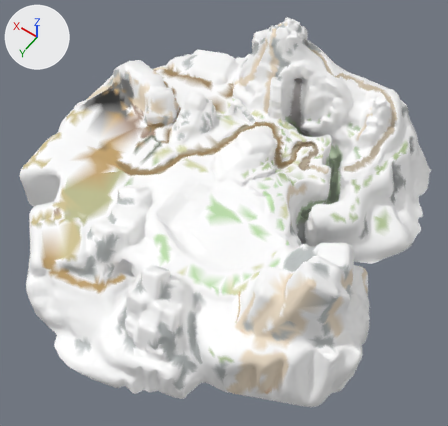
An edit to the glTF model UKONG/models/UKONG-ISLAND.glb, drawn before and after from the same camera.
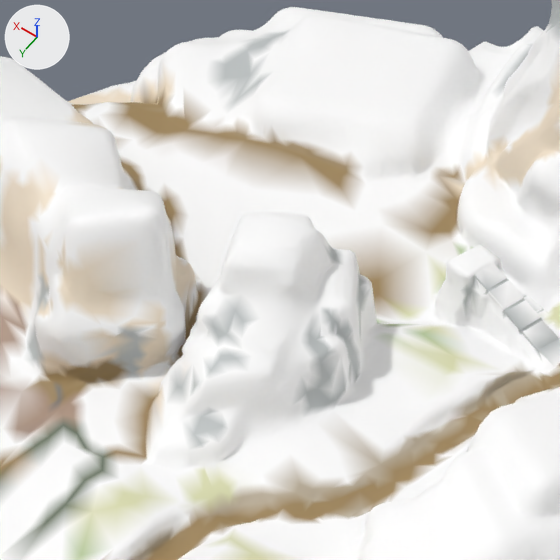
Old and new are each drawn whole from a 50 mm lens placed at (-955.0, 1214.0, 1626.0), pointed at (-178.0, 125.0, -84.0) and again close up on the part from 31% to 57% of the width and 11% to 38% of the height. The axes (+X, +Y, +Z) are drawn at upper left. The lights are the same throughout. The older version's two pictures come first. Vertices at exactly the same position are counted once.

Names of what the first close-up shows: '1-LANDSCAPE'.
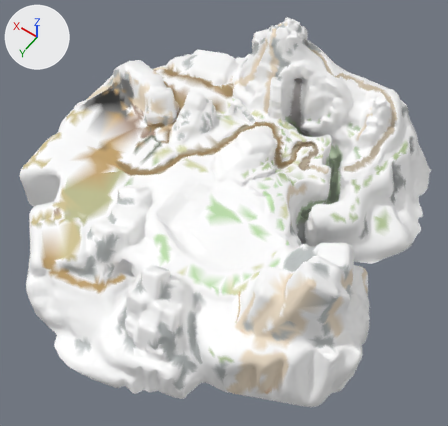
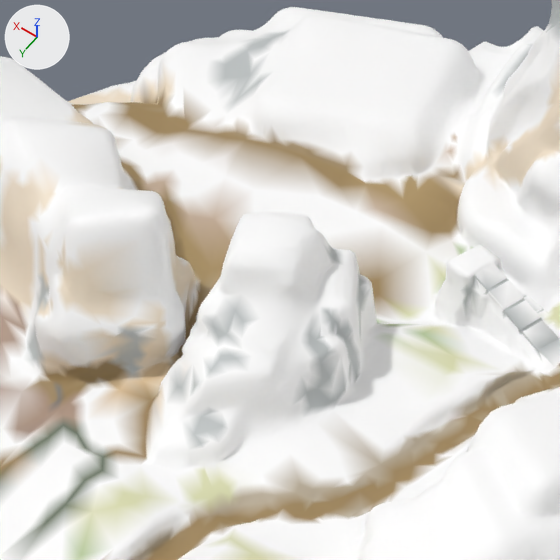
The change, as JSON lines over the scene's bpy script:
```json
{"block": "me_layer_2", "where": "me_layer_2.from_pydata(...)  # 46103 vertices, 92214 faces; spans x -830.0..719.0, y -806.0..829.0, z -202.0..292.0"}
{"block": "me_layer_2", "where": "# used by ob_1_landscape; location = (0.0, 0.0, 0.0)"}
{"block": "me_layer_2", "change": "me_layer_2 part 1: 93 faces centred in x 133.0..343.0, y -371.0..-18.0, z -17.0..1.0 are repainted in the vertex colours; the middle colour goes from white #ffffff to brown #ad9364"}
{"block": "me_layer_2", "change": "me_layer_2 part 2: 45 faces centred in x 149.0..342.0, y -415.0..9.0, z -16.0..3.0 are repainted in the vertex colours; the middle colour goes from white #ffffff to beige #c5ae97"}
{"block": "me_layer_2", "change": "me_layer_2 part 3: 34 faces centred in x 147.0..344.0, y -330.0..-6.0, z -14.0..3.0 are repainted in the vertex colours; the middle colour goes from white #ffffff to beige #dbbe94"}
{"block": "me_layer_2", "change": "me_layer_2 part 4: 23 faces centred in x 146.0..326.0, y -385.0..-26.0, z -17.0..2.0 are repainted in the vertex colours; the middle colour goes from white #ffffff to beige #c5ae94"}
```

Where the change shows, as pixel boxes (x1, y1, x2, y2) in the close-ups (560 x 560 px):
```json
{"part": 1, "of": "me_layer_2", "change": "recoloured", "before": [109, 171, 455, 389], "after": [109, 171, 455, 389]}
{"part": 2, "of": "me_layer_2", "change": "recoloured", "before": [89, 132, 459, 418], "after": [89, 132, 459, 418]}
{"part": 3, "of": "me_layer_2", "change": "recoloured", "before": [105, 174, 431, 418], "after": [105, 174, 431, 418]}
{"part": 4, "of": "me_layer_2", "change": "recoloured", "before": [117, 166, 456, 399], "after": [117, 166, 456, 399]}
```
